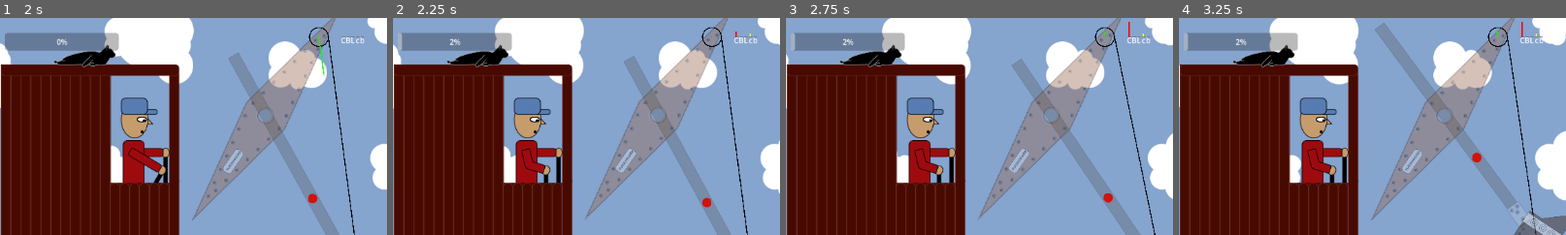
Above: before the commit, frames 1-4 (left to right).
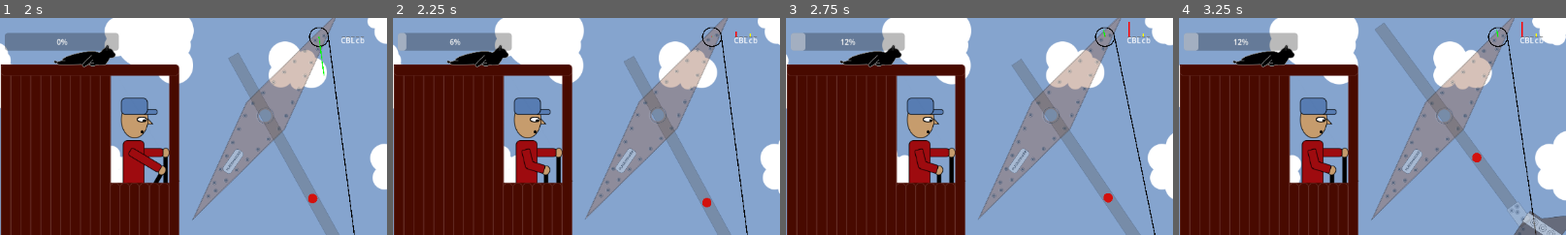
Above: after the commit, the same moments.

Repository: Lobbsterwaffles/Steam-Shov
Game: Godot game, scene res://jonly.tscn
The game is run twice, just before and just after one commit, with the same random seed, the same clock (stepped at 60 frames per second) and the same inputs.
Inputs:
- Up to frame 1 (2 s): hold Q (hoist_up) 0.53-1.28 s; hold A (crowd_in) 0.53-1.28 s; tap Space at 0.77, 1.52 s; tap S (crowd_out) at 1.35 s
- Up to frame 2 (2.25 s): hold Q (hoist_up) from 2.03 s (still down); hold C from 2.03 s (still down)
- Up to frame 3 (2.75 s): keep holding Q (hoist_up); keep holding C
- Up to frame 4 (3.25 s): keep holding Q (hoist_up); release C at 2.78 s; tap T at 2.85 s; tap Space at 3.02 s
The pictures show only the part of the screen within x 10-60%, y 0-50%; the shares and areas given below are measured in that part.

Frame 1 is identical in both runs. In frame 2, 0.1% of the frame differs, in the area x 2-16%, y 6-16%; in frame 3, 0.3%, in the area x 2-19%, y 6-16%; in frame 4, 0.3%.

Commit message:
balancing changes

Diff:
--- a/dirt_despawner.gd
+++ b/dirt_despawner.gd
@@ -18,7 +18,7 @@
 
 
 func _process(delta: float) -> void:
-	despawning += delta * 10
+	despawning += delta * 5
 	if despawning >= despawn_max:
 		despawning  = despawn_max
 	while despawning > 0 and not pending_despawn.is_empty():
--- a/door.gd
+++ b/door.gd
@@ -3,7 +3,7 @@
 var pinjoint : PinJoint2D
 
 var carried_area := 0.0
-var area_capacity := 10000.0 # maybe should be derived from actual scoop area?
+var area_capacity := 2000.0 # maybe should be derived from actual scoop area?
 
 var dumping := false
 
--- a/table/upgrade_table.tres
+++ b/table/upgrade_table.tres
@@ -11,7 +11,7 @@
 [sub_resource type="Resource" id="Resource_bsr8j"]
 script = ExtResource("1_rngr4")
 id = "Bigger Bucket"
-bucket_capacity = 4500.0
+bucket_capacity = 5000.0
 
 [sub_resource type="Resource" id="Resource_2ksiu"]
 script = ExtResource("1_rngr4")
